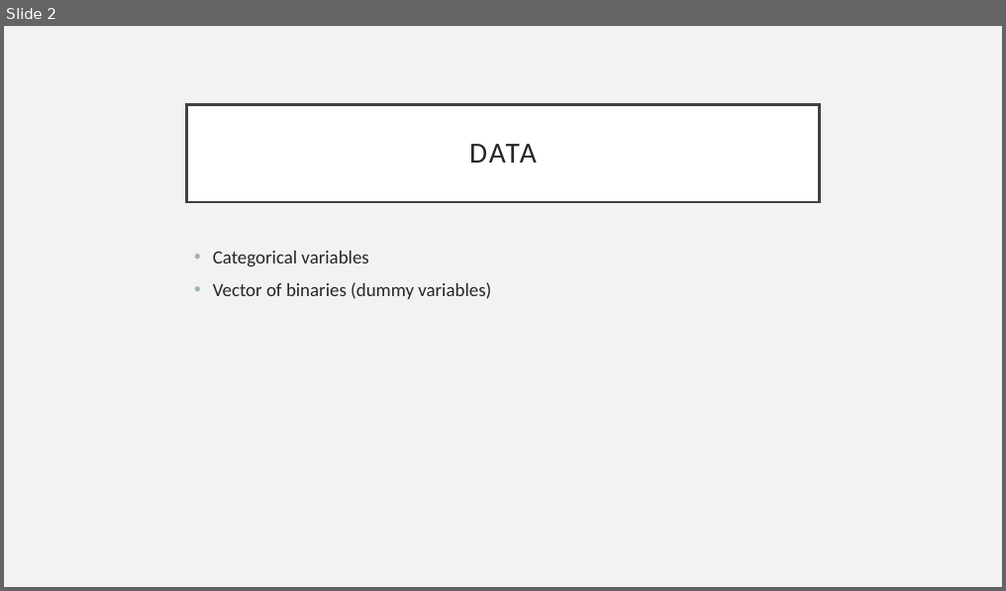
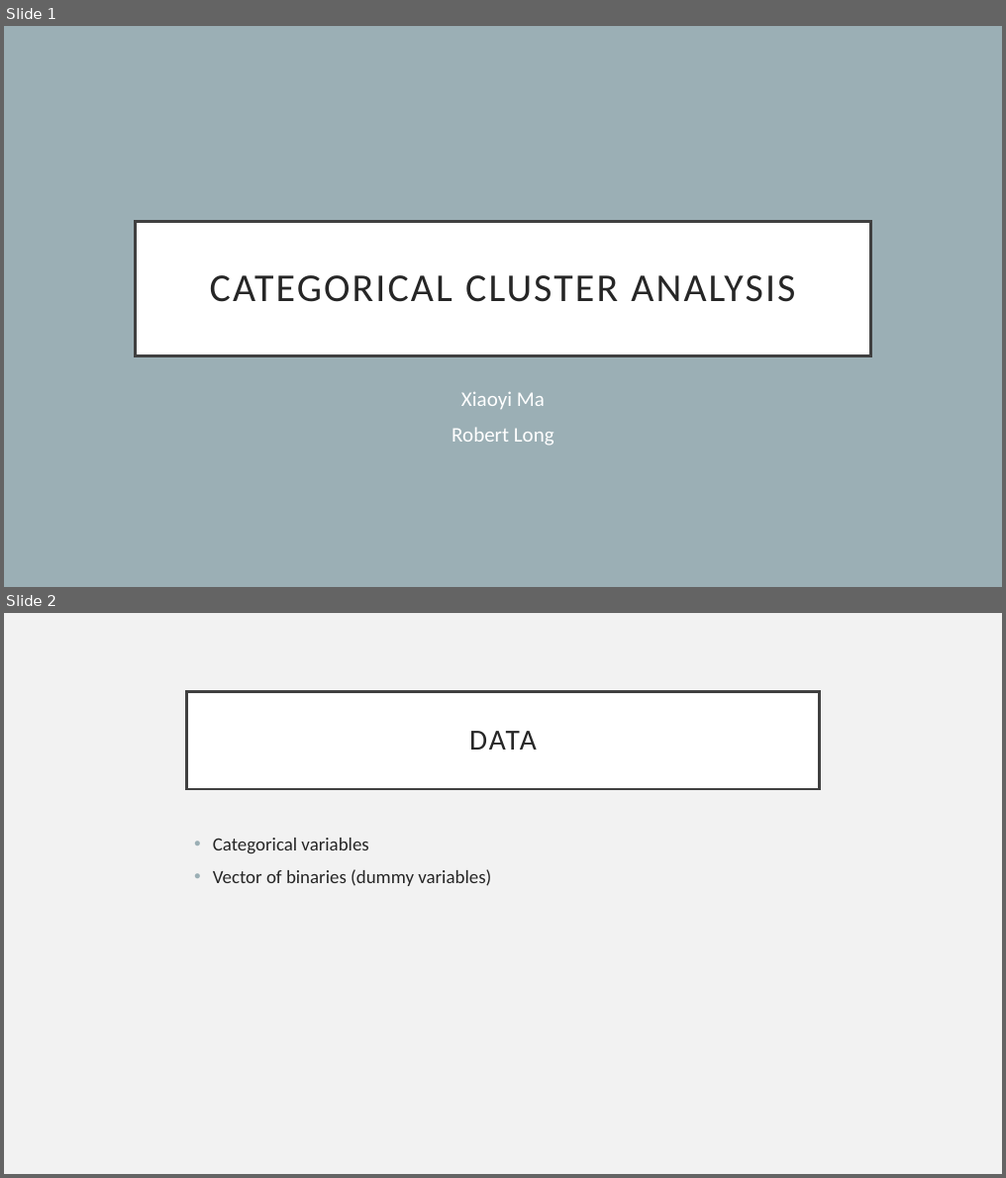
Before and after one commit to RobertLIII/categorical_clusters, a slide deck: final.pptx. Shown one above the other, each under a label of ours: slide 2 before the commit, slides 1 and 2 after it. The pictures are 1006x591 and 1006x1178 pixels, drawn with LibreOffice and Linux fonts; fonts in the diff are those of the drawing. Boxes give left, top, right and bottom in pixels: in the first picture for what was removed or moved away, otherwise in the second. Text is boxed around its words. In the diff, an @@ line names an element or a change of style, - is before the commit and + after.

```diff
--- a/final.pptx
+++ b/final.pptx
@@ slide 1 added at (4, 26, 1002, 587), background #9BAFB5 @@
@@ title added at (135, 221, 871, 356), fill #FFFFFF, outline #404040 3 pt, 38 pt, text #262626 @@
+CATEGORICAL CLUSTER ANALYSIS
@@ subtitle added at (451, 392, 554, 446), 20 pt, text #FFFFFF @@
+Xiaoyi Ma
+Robert Long
```
Also in this commit, not shown: 1 slide removed, 1 other file.
